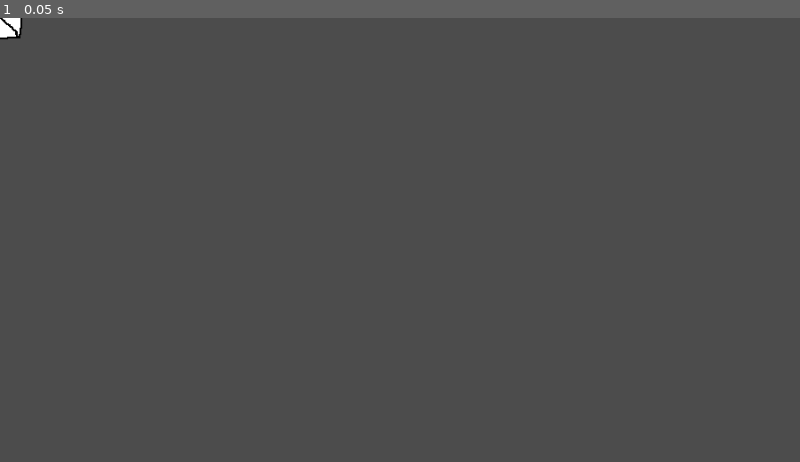
Above: before the commit, frame 1.
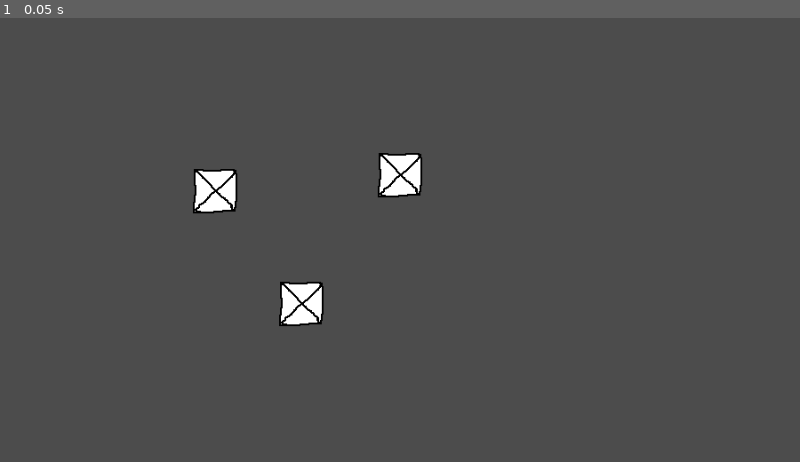
Above: after the commit, the same moment.

Repository: m7rk/codingblocksjam
Game: Godot game, scene res://Item_Menu.tscn
The game is run twice, just before and just after one commit, with the same random seed, the same clock (stepped at 60 frames per second) and the same inputs. This scene is started directly instead of the project's main scene.
Inputs:
- Up to frame 1 (0.05 s): no input

The runs differ from the first frame. In frame 1, 1.7% of the frame differs, in the area x 0-53%, y 0-70%.

Commit message:
Item test complete
Bug fixed and have multiple boxes that can be dragged independently

Diff:
--- a/Item_Menu.tscn
+++ b/Item_Menu.tscn
@@ -7,6 +7,7 @@
 extents = Vector2( 25, 24.5 )
 
 [node name="test_box" type="Node2D"]
+position = Vector2( 242, 195 )
 
 [node name="KinematicBody2D" type="KinematicBody2D" parent="."]
 input_pickable = true
@@ -15,8 +16,52 @@
 [node name="CollisionShape2D" type="CollisionShape2D" parent="KinematicBody2D"]
 position = Vector2( 0, 0.5 )
 shape = SubResource( 1 )
+__meta__ = {
+"_edit_lock_": true
+}
 
 [node name="Sprite" type="Sprite" parent="KinematicBody2D"]
 texture = ExtResource( 1 )
+__meta__ = {
+"_edit_lock_": true
+}
+
+[node name="KinematicBody2D2" type="KinematicBody2D" parent="."]
+position = Vector2( 97, 127 )
+input_pickable = true
+script = ExtResource( 2 )
+
+[node name="CollisionShape2D" type="CollisionShape2D" parent="KinematicBody2D2"]
+position = Vector2( 0, 0.5 )
+shape = SubResource( 1 )
+__meta__ = {
+"_edit_lock_": true
+}
+
+[node name="Sprite" type="Sprite" parent="KinematicBody2D2"]
+texture = ExtResource( 1 )
+__meta__ = {
+"_edit_lock_": true
+}
+
+[node name="KinematicBody2D3" type="KinematicBody2D" parent="."]
+position = Vector2( 208, -18 )
+input_pickable = true
+script = ExtResource( 2 )
+
+[node name="CollisionShape2D" type="CollisionShape2D" parent="KinematicBody2D3"]
+position = Vector2( 0, 0.5 )
+shape = SubResource( 1 )
+__meta__ = {
+"_edit_lock_": true
+}
+
+[node name="Sprite" type="Sprite" parent="KinematicBody2D3"]
+texture = ExtResource( 1 )
+__meta__ = {
+"_edit_lock_": true
+}
 
 [connection signal="input_event" from="KinematicBody2D" to="KinematicBody2D" method="_on_KinematicBody2D_input_event"]
+[connection signal="input_event" from="KinematicBody2D2" to="KinematicBody2D2" method="_on_KinematicBody2D_input_event"]
+[connection signal="input_event" from="KinematicBody2D3" to="KinematicBody2D3" method="_on_KinematicBody2D_input_event"]
--- a/goody.gd
+++ b/goody.gd
@@ -11,7 +11,7 @@
 func _process(delta):
 	if dragging:
 		var mousepos = get_viewport().get_mouse_position()
-		self.position = Vector2(mousepos.x, mousepos.y)
+		self.global_position = Vector2(mousepos.x, mousepos.y)
 
 
 
